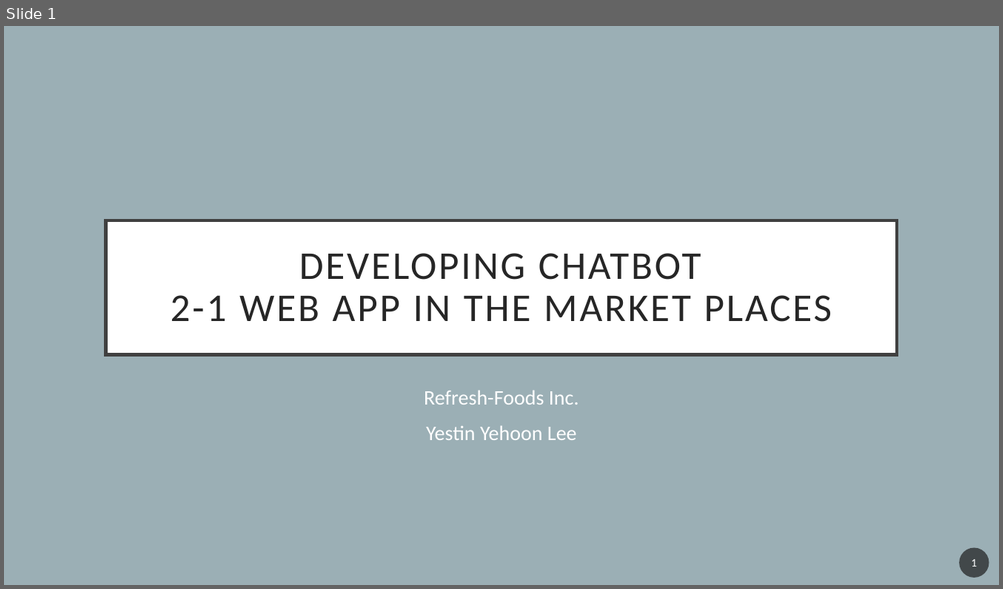
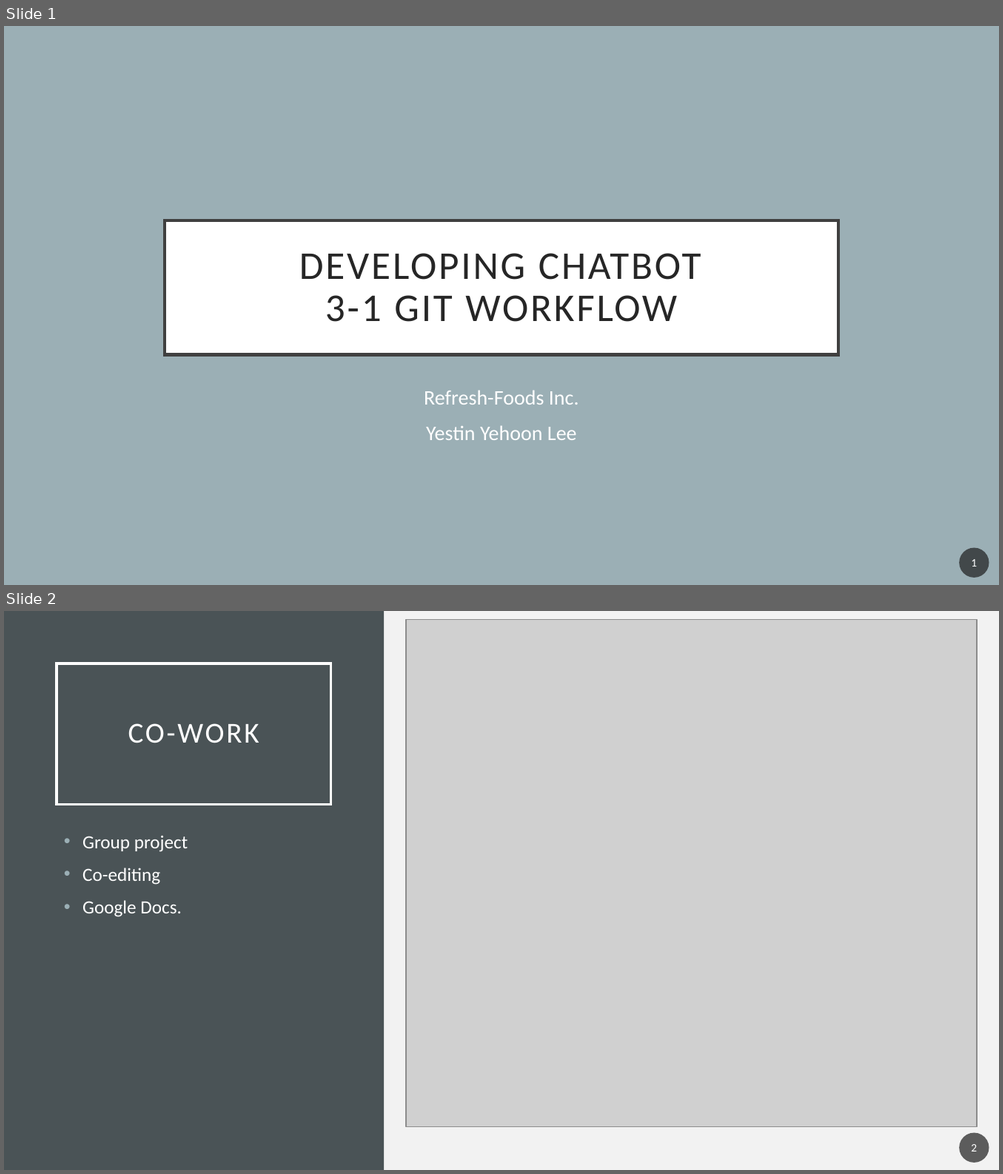
Before and after one commit to YehoonLee3/ChatBotCourse, a slide deck: 3-1 Git Workflow.pptx. Shown one above the other, each under a label of ours: slide 1 before the commit, slides 1 and 2 after it. The pictures are 1003x589 and 1003x1174 pixels, drawn with LibreOffice and Linux fonts; fonts in the diff are those of the drawing; grey boxes stand for pictures. Boxes give left, top, right and bottom in pixels: in the first picture for what was removed or moved away, otherwise in the second. Text is boxed around its words. In the diff, an @@ line names an element or a change of style, - is before the commit and + after.

```diff
--- a/3-1 Git Workflow.pptx
+++ b/3-1 Git Workflow.pptx
@@ slide 2 added at [4, 611, 999, 1170], background #F2F2F2 @@
@@ rectangle added at [4, 611, 384, 1170], fill #4A5356 @@
@@ picture added at [406, 619, 977, 1128] @@
@@ title added at [57, 664, 331, 804], outline #FFFFFF 2.5 pt, 28 pt, text #FFFFFF @@
+CO-WORK
@@ picture added at [406, 672, 977, 1111] @@
@@ text added at [82, 835, 188, 917], 18 pt, text #FFFFFF @@
+• Group project
+• Co-editing
+• Google Docs.
@@ page number added at [959, 1133, 989, 1163], fill #1D1D1D at 70% opacity, 11 pt, text #FFFFFF @@
+2
@@ slide 1 changed as well @@
@@ title "DEVELOPING CHATBOT 3-1 GIT WORKFLOW": place and size @@
-title "DEVELOPING CHATBOT 3-1 GIT WORKFLOW" at [105, 221, 896, 355]
+title "DEVELOPING CHATBOT 3-1 GIT WORKFLOW" at [165, 221, 838, 355]
@@ title at [299, 253, 701, 322]: text changed @@
-DEVELOPING CHATBOT
-2-1 WEB APP IN THE MARKET PLACES
+DEVELOPING CHATBOT
+3-1 GIT WORKFLOW
```
Also in this commit, not shown: 2 other slides added, 1 slide removed, 6 other files.
